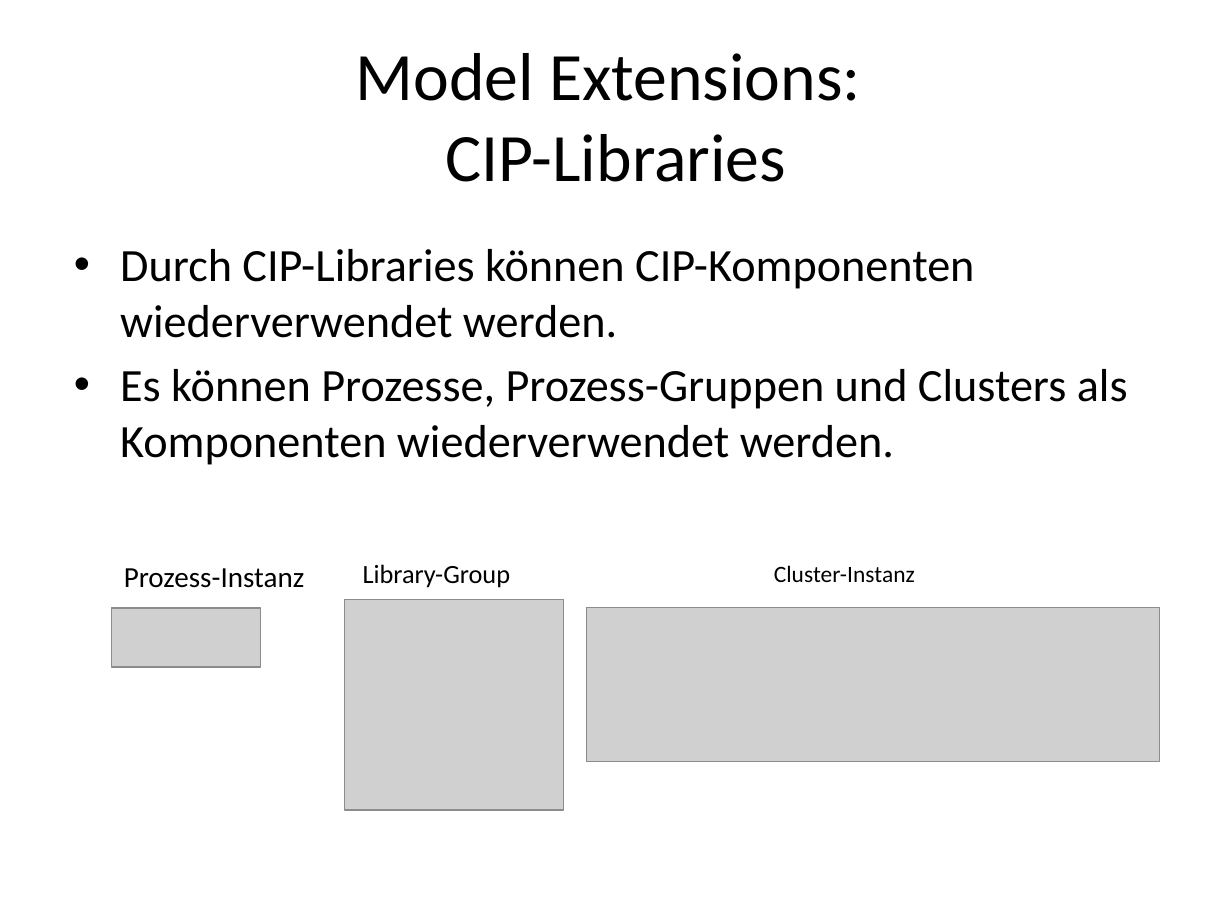
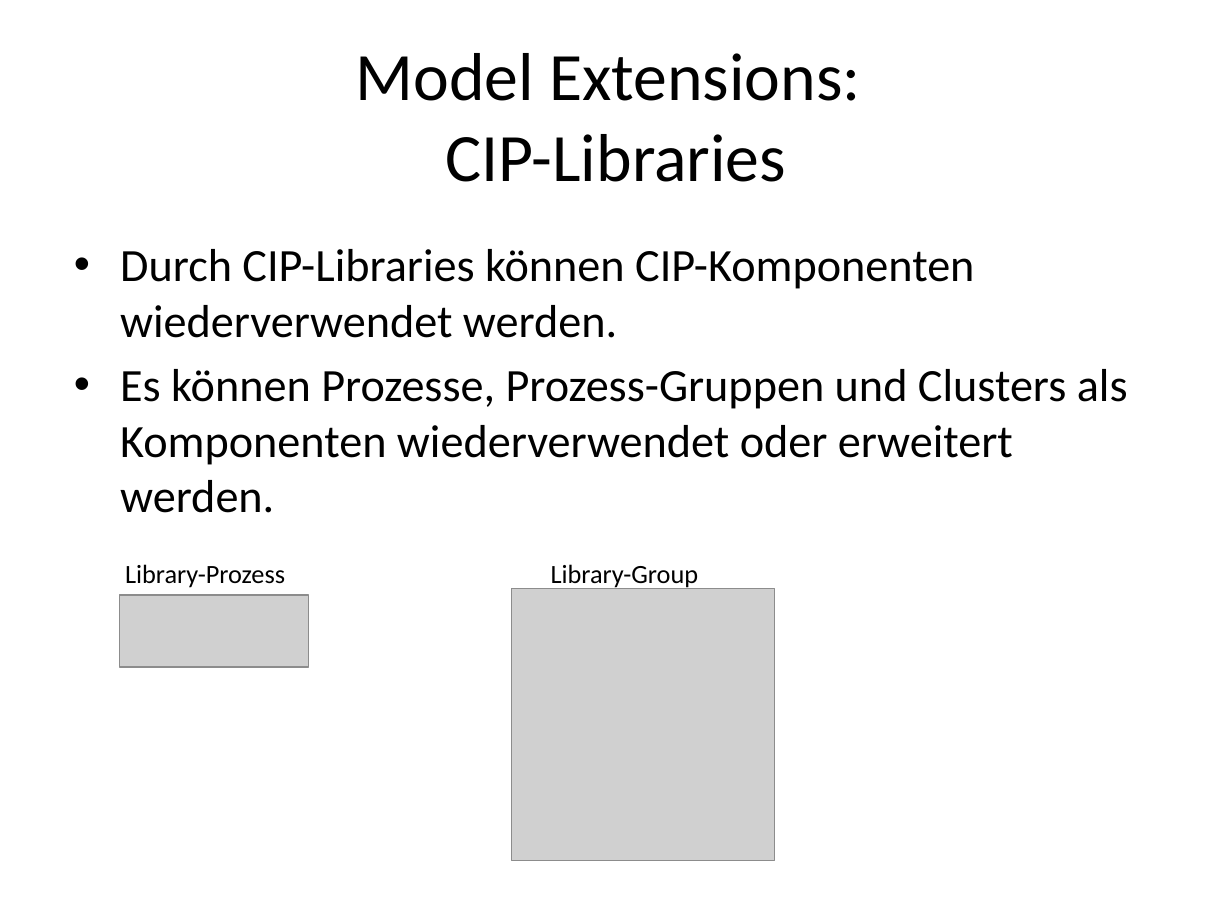
Before and after one commit to actifsource/ch.actifsource.example.cip, a slide deck: slide 33 of ch.actifsource.example.cip.course/docs/Actifsource CIP.pptx (slide 25 before the commit). Drawn at 1232x924 pixels with LibreOffice and Linux fonts; fonts in the diff are those of the drawing; grey boxes stand for pictures. Boxes give left, top, right and bottom in pixels: in the first picture for what was removed or moved away, otherwise in the second. Text is boxed around its words. In the diff, an @@ line names an element or a change of style, - is before the commit and + after.

```diff
--- a/ch.actifsource.example.cip.course/docs/Actifsource CIP.pptx
+++ b/ch.actifsource.example.cip.course/docs/Actifsource CIP.pptx
@@ text at [120,369,1128,513]: text changed @@
-• Es können Prozesse, Prozess-Gruppen und Clusters als Komponenten wiederverwendet werden.
+• Es können Prozesse, Prozess-Gruppen und Clusters als Komponenten wiederverwendet oder erweitert werden.
@@ text at [125,564,285,588]: text changed; size 17.1 to 15.4 pt @@
-Prozess-Instanz
+Library-Prozess
@@ text "Library-Group": place and size @@
-text "Library-Group" at [363,564,511,588]
+text "Library-Group" at [551,564,699,590]
@@ text removed at [774,565,915,582] @@
-Cluster-Instanz
@@ picture: place and size @@
-picture at [112,609,261,668]
+picture at [120,595,308,667]
@@ picture added at [511,589,775,861] @@
@@ picture removed at [345,600,564,811] @@
@@ picture removed at [586,607,1159,761] @@
```
Also in this commit, not shown: 9 other slides changed, 29 slides added, 4 slides removed, 1 other file.
